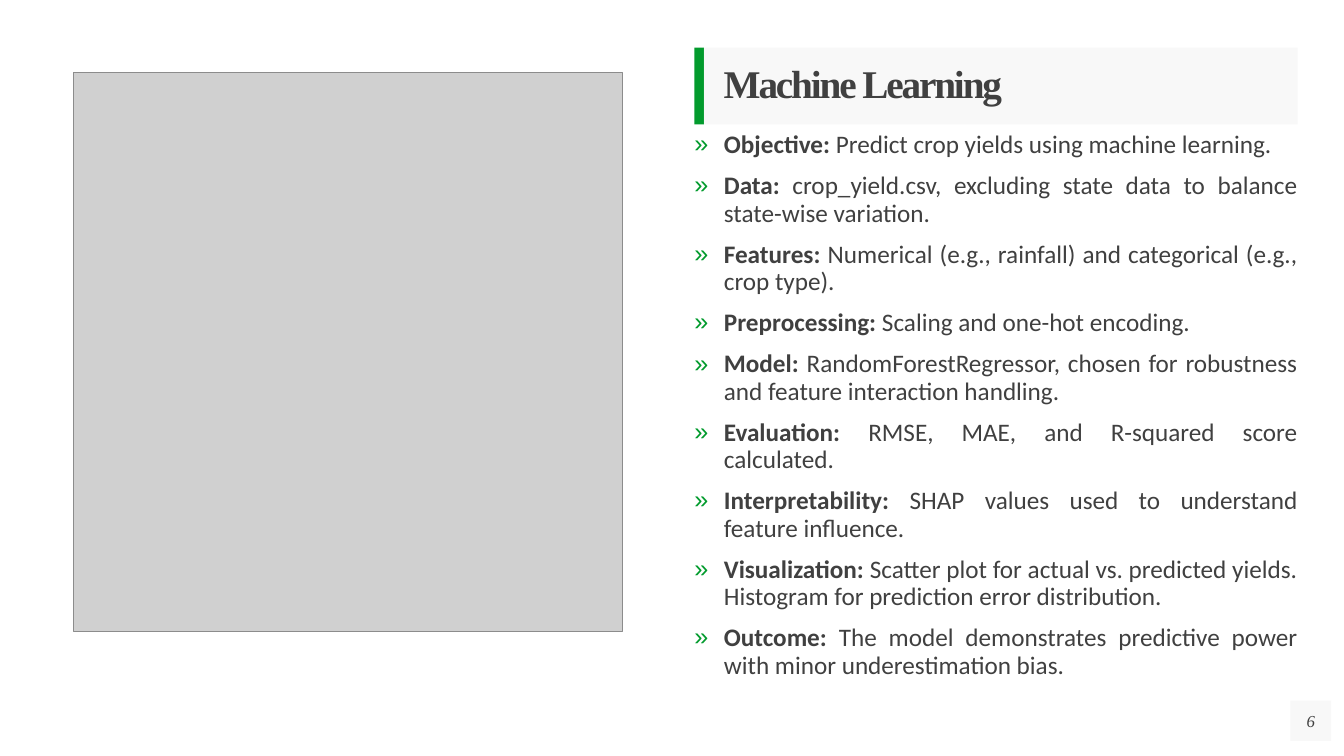
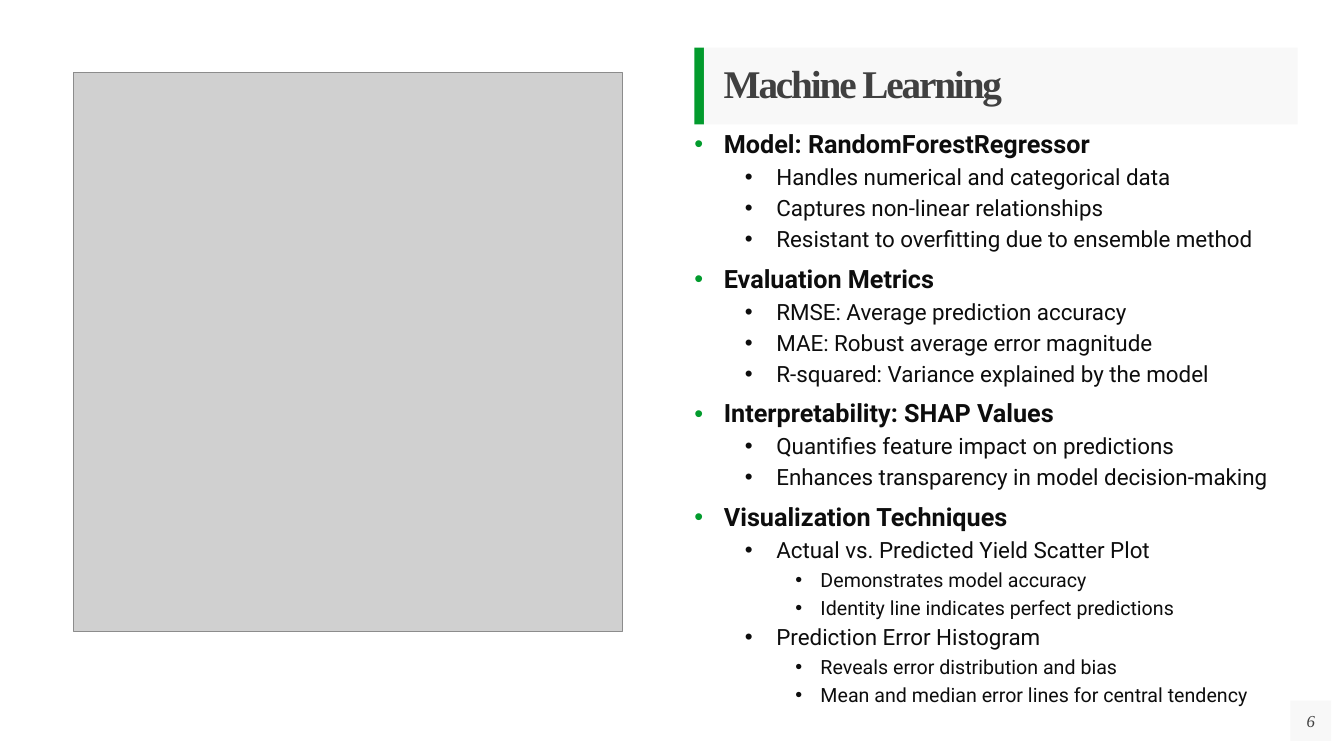
Before and after one commit to sienchoon/project-crop-yield-predictor, a slide deck: slide 6 of Crop Yield.pptx. Drawn at 1344x756 pixels with LibreOffice and Linux fonts; fonts in the diff are those of the drawing; grey boxes stand for pictures. Boxes give left, top, right and bottom in pixels: in the first picture for what was removed or moved away, otherwise in the second. Text is boxed around its words. In the diff, an @@ line names an element or a change of style, - is before the commit and + after.

```diff
--- a/Crop Yield.pptx
+++ b/Crop Yield.pptx
@@ text at [724, 134, 1267, 706]: text changed; size 18 to 16 pt; font Calibri to Roboto; text colour #404040 to #0D0D0D @@
-» Objective: Predict crop yields using machine learning.
-» Data: crop_yield.csv, excluding state data to balance state-wise variation.
-» Features: Numerical (e.g., rainfall) and categorical (e.g., crop type).
-» Preprocessing: Scaling and one-hot encoding.
-» Model: RandomForestRegressor, chosen for robustness and feature interaction handling.
-» Evaluation: RMSE, MAE, and R-squared score calculated.
-» Interpretability: SHAP values used to understand feature influence.
-» Visualization: Scatter plot for actual vs. predicted yields. Histogram for prediction error distribution.
-» Outcome: The model demonstrates predictive power with minor underestimation bias.
+• Model: RandomForestRegressor
+  • Handles numerical and categorical data
+  • Captures non-linear relationships
+  • Resistant to overfitting due to ensemble method
+• Evaluation Metrics
+  • RMSE: Average prediction accuracy
+  • MAE: Robust average error magnitude
+  • R-squared: Variance explained by the model
+• Interpretability: SHAP Values
+  • Quantifies feature impact on predictions
+  • Enhances transparency in model decision-making
+• Visualization Techniques
+  • Actual vs. Predicted Yield Scatter Plot
+    • Demonstrates model accuracy
+    • Identity line indicates perfect predictions
+  • Prediction Error Histogram
+    • Reveals error distribution and bias
+    • Mean and median error lines for central tendency
```
Also in this commit, not shown: 3 other files.
